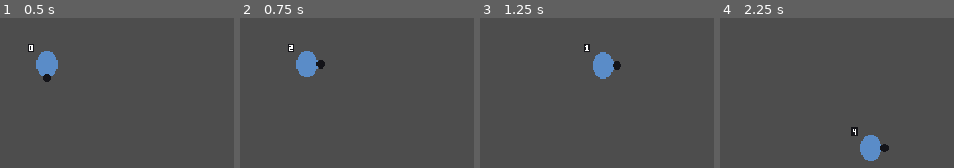
Above: before the commit, frames 1-4 (left to right).
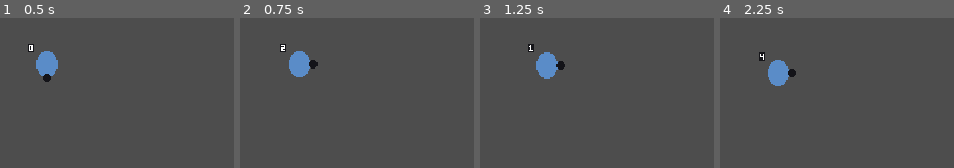
Above: after the commit, the same moments.

Repository: YasserOudabashi/mirwada
Game: Godot game, scene res://scenes/main.tscn
Same seed, same stepped clock (60 frames per second), same inputs: the game is played once before the commit and once after it.
Inputs:
- Up to frame 1 (0.5 s): no input
- Up to frame 2 (0.75 s): tap Enter at 0.5 s; hold D (move_right) from 0.53 s (still down)
- Up to frame 3 (1.25 s): keep holding D (move_right)
- Up to frame 4 (2.25 s): release D (move_right) at 1.28 s; hold S (move_down) 1.28-2.03 s; hold D (move_right) from 2.03 s (still down)

Frame 1 is identical in both runs. In frame 2, 1.5% of the frame differs, in the area x 17-37%, y 17-40%; in frame 3, 3.1%; in frame 4, 3.1%, in the area x 16-73%, y 22-96%.

Commit message:
US-005: camera con smoothing e limiti di zona
game_camera.gd (extends Camera2D): position_smoothing in _ready; i limiti
sono della zona, apply_zone_limits(Rect2 mondo) / clear_zone_limits(). Il
tremolio in diagonale della camera smussata risolto con i due
snap_2d_*_to_pixel in project.godot.

Verificato a schermo: due frame consecutivi in moto obliquo identici e
nitidi, la camera segue e si ferma ai limiti di zona mentre il giocatore
prosegue oltre. 43/43 test, validator exit 0.

Co-Authored-By: Claude Fable 5 <noreply@anthropic.com>
Claude-Session: https://claude.ai/code/session_01KxVyvnLz6ur5ZUASCnhXn9

Diff:
--- a/prd.json
+++ b/prd.json
@@ -83,8 +83,8 @@
       ],
       "priority": 5,
       "fase": 1,
-      "passes": false,
-      "notes": ""
+      "passes": true,
+      "notes": "scripts/game_camera.gd (extends Camera2D): _ready attiva position_smoothing (speed 5.0). I limiti sono della ZONA: apply_zone_limits(Rect2 mondo) imposta limit_left/top/right/bottom, clear_zone_limits() li riapre — la zona di US-006 sara' il chiamante. Camera2D aggiunto a player.tscn. TREMOLIO IN DIAGONALE risolto con project.godot 2d/snap/snap_2d_transforms_to_pixel + snap_2d_vertices_to_pixel = true: la camera con smoothing ha posizione frazionaria ogni frame, senza snap i pixel del mondo statico sfarfallano. VERIFICA A SCHERMO: griglia di riferimento in coordinate mondo, 2 frame consecutivi in moto obliquo identici e nitidi (niente jitter), la camera segue nel lungo moto diagonale, e con apply_zone_limits si ferma al bordo mentre il giocatore prosegue oltre. 43/43 test, validator exit 0."
     },
     {
       "id": "US-006",
--- a/project.godot
+++ b/project.godot
@@ -68,3 +68,10 @@
 textures/canvas_textures/default_texture_filter=0
 renderer/rendering_method="gl_compatibility"
 renderer/rendering_method.mobile="gl_compatibility"
+; Snap del rendering 2D alla griglia di pixel interi. Con la camera che
+; segue con smoothing la sua posizione e' frazionaria a ogni frame: senza
+; questo snap i pixel del mondo statico "sfarfallano" in diagonale (il
+; tremolio che US-005 vieta). Con la pixel art e' anche la resa voluta:
+; tutto resta sulla griglia.
+2d/snap/snap_2d_transforms_to_pixel=true
+2d/snap/snap_2d_vertices_to_pixel=true
--- a/scenes/player.tscn
+++ b/scenes/player.tscn
@@ -1,7 +1,8 @@
-[gd_scene load_steps=4 format=3 uid="uid://c0play0mirwada"]
+[gd_scene load_steps=5 format=3 uid="uid://c0play0mirwada"]
 
 [ext_resource type="Script" path="res://scripts/player.gd" id="1_player"]
 [ext_resource type="Script" path="res://scripts/stats_component.gd" id="2_stats"]
+[ext_resource type="Script" path="res://scripts/game_camera.gd" id="3_camera"]
 
 [sub_resource type="CircleShape2D" id="CircleShape2D_body"]
 radius = 5.0
@@ -18,3 +19,6 @@
 
 [node name="StatsComponent" type="Node" parent="."]
 script = ExtResource("2_stats")
+
+[node name="Camera2D" type="Camera2D" parent="."]
+script = ExtResource("3_camera")
--- /dev/null
+++ b/scripts/game_camera.gd
@@ -0,0 +1,35 @@
+extends Camera2D
+## Camera di gioco: segue il nodo padre con smoothing e resta dentro i
+## limiti della zona corrente.
+##
+## I limiti NON sono della camera ma della ZONA: e' la zona (US-006) a
+## chiamare apply_zone_limits() col proprio rettangolo giocabile. Finche'
+## nessuno lo fa, valgono i limiti di default di Godot (praticamente
+## infiniti) e la camera segue senza vincoli.
+##
+## NIENTE class_name: coerente col resto del progetto.
+
+const VELOCITA_SMOOTHING := 5.0
+
+
+func _ready() -> void:
+	position_smoothing_enabled = true
+	position_smoothing_speed = VELOCITA_SMOOTHING
+
+
+## world_rect: area giocabile in coordinate mondo. La camera non mostrera'
+## nulla oltre questi bordi (Camera2D li clampa contro meta' viewport).
+func apply_zone_limits(world_rect: Rect2) -> void:
+	limit_left = int(world_rect.position.x)
+	limit_top = int(world_rect.position.y)
+	limit_right = int(world_rect.end.x)
+	limit_bottom = int(world_rect.end.y)
+
+
+## Ripristina i limiti aperti (cambio zona senza confini, o zona non ancora
+## caricata).
+func clear_zone_limits() -> void:
+	limit_left = -10000000
+	limit_top = -10000000
+	limit_right = 10000000
+	limit_bottom = 10000000
Not shown, changed: progress.txt
Not shown, changed: README.md
